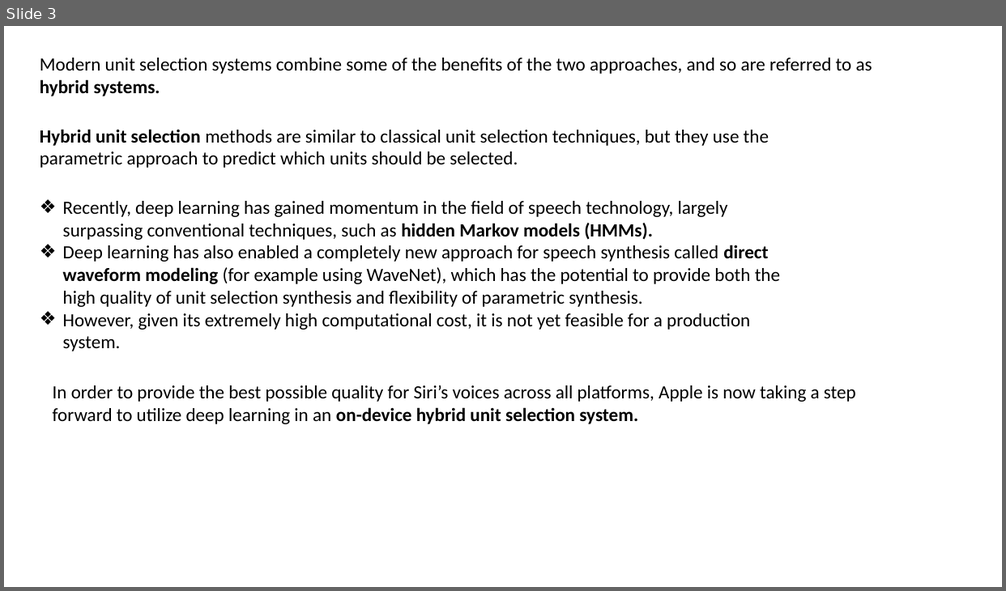
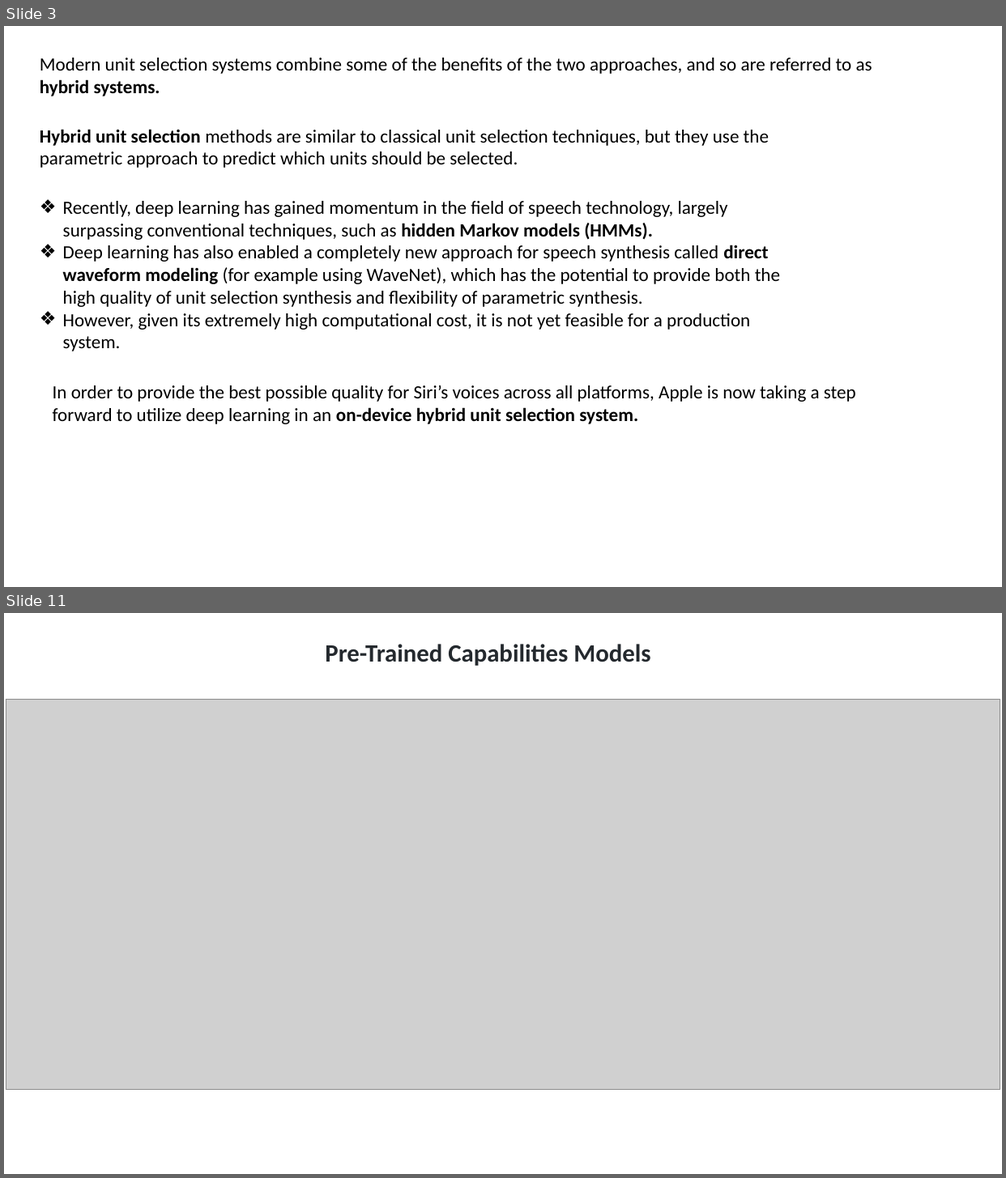
Before and after one commit to maddy6/LSTM_DEEP, a slide deck: Voice_Based_AI_Applications.pptx. Shown one above the other, each under a label of ours: slide 3 before the commit, slides 3 and 11 after it; the slides between them are not shown. The pictures are 1006x591 and 1006x1178 pixels, drawn with LibreOffice and Linux fonts; fonts in the diff are those of the drawing; grey boxes stand for pictures. Boxes give left, top, right and bottom in pixels: in the first picture for what was removed or moved away, otherwise in the second. Text is boxed around its words. In the diff, an @@ line names an element or a change of style, - is before the commit and + after.

```diff
--- a/Voice_Based_AI_Applications.pptx
+++ b/Voice_Based_AI_Applications.pptx
@@ slide 11 added at (4, 613, 1002, 1174), background #FFFFFF @@
@@ text added at (325, 644, 650, 666), 24 pt, text #24292E, bold @@
+Pre-Trained Capabilities Models
@@ picture added at (6, 700, 1000, 1090) @@
```
Also in this commit, not shown: 2 slides changed, 17 other slides added, 1 slide removed.
